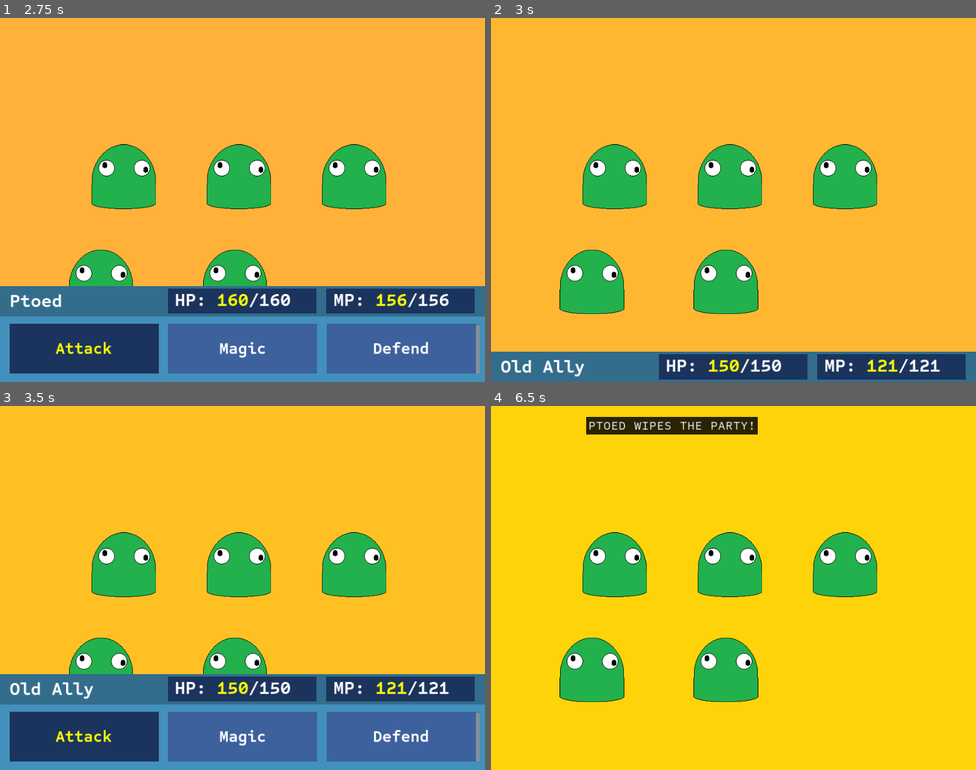
Above: before the commit, frames 1-4 (two rows, left to right).
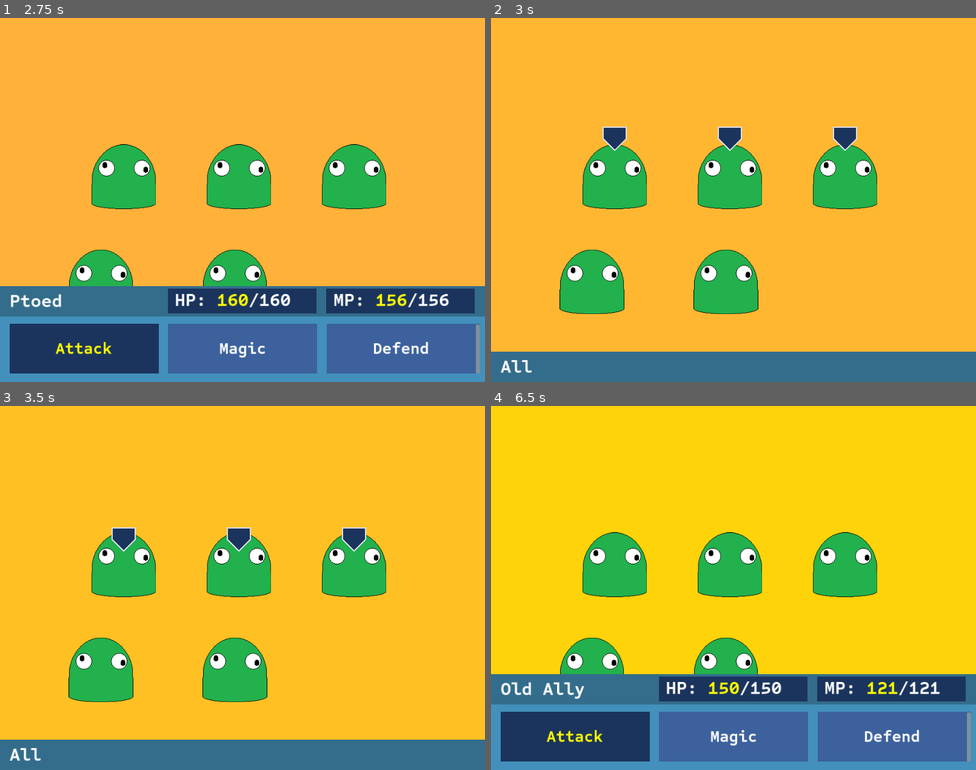
Above: after the commit, the same moments.

Repository: Tougon/CopyrightRPG
Game: Godot game, scene res://src/RPGData/Scenes/BattleScene.tscn
Two runs of this game, one before a commit and one after it. Both use one fixed random seed, a clock stepped at 60 frames per second and the inputs below. Video files are missing from this copy of the repository; at most half a second of black plays in their place.
Inputs (mouse positions are in pixels of both pictures, inside the frame that each line leads up to):
- Up to frame 1 (2.75 s): tap Enter (ui_accept) at 0.5, 0.77, 2 s; move the mouse to (349, 181) at 0.52 s; press the mouse at (349, 181) at 0.53 s; release the mouse at (349, 181) at 1.25 s; drag from (145, 218) to (218, 272) at 1.27 s; move the mouse to (291, 119) at 2.02 s; press the mouse at (291, 119) at 2.03 s
- Up to frame 2 (3 s): release the mouse at (782, 119) at 2.75 s; click "Attack" at 2.75 s
- Up to frame 3 (3.5 s): no input
- Up to frame 4 (6.5 s): click (733, 737) at 3.5 s, where only the run before the commit has a clickable "Magic"; click (893, 737) at 4.25 s, where only the run before the commit has a clickable "Defend"; click (573, 737) at 5 s, where only the run before the commit has a clickable "Attack"; tap Enter (ui_accept) at 5.75 s; drag from (709, 660) to (588, 533) at 5.77 s

Frame 1 is identical in both runs. In frame 2, 5.3% of the frame differs, in the area x 2-98%, y 29-100%; in frame 3, 24%; in frame 4, 28%, in the area x 0-100%, y 3-100%.

Commit message:
2-4-24 - Random targeting finalized
Added support for random targets per hit

Diff:
--- a/assets/Spells/test_multi_attack_spell.tres
+++ b/assets/Spells/test_multi_attack_spell.tres
@@ -14,20 +14,20 @@
 vary_defense_type = false
 spell_defense_type = 0
 vary_hit_count = false
-min_number_of_hits = 4
+min_number_of_hits = 3
 max_number_of_hits = 6
 hit_count_curve = SubResource("Curve_clwet")
 check_accuracy = false
 spell_accuracy = 33.0
 check_accuracy_per_hit = true
-spell_accuracy_per_hit = 90.0
+spell_accuracy_per_hit = 100.0
 can_critical = true
 critical_chance = 16
 spell_name_key = "T_SPELL_ATTACK"
 spell_description_key = ""
 spell_cast_message_key = "T_CAST_PARTYWIPE"
 spell_type = 1
-spell_target = 2
+spell_target = 3
 spell_cost = 0
 spell_priority = 0
 spell_flags = Array[Resource("res://addons/tflags/scripts/tflag.gd")]([])
--- a/src/AnimationSequence/Scripts/Actions/apply_damage.gd
+++ b/src/AnimationSequence/Scripts/Actions/apply_damage.gd
@@ -6,9 +6,12 @@
 
 func execute(sequence : AnimationSequence):
 	var index = sequence.target_index;
+	if sequence.spell_data && sequence.spell_data.spell_target == Spell.SpellTarget.RandomEnemyPerHit :
+		index = 0;
+
 	var dmg = sequence.spell_cast[index].get_current_hit_damage();
 	var crit = sequence.spell_cast[index].get_current_hit_critical();
 	var hit = sequence.spell_cast[index].success && sequence.spell_cast[index].get_current_hit_success();
 
-	sequence.target[index].apply_damage(dmg, crit, vibrate, hit);
+	sequence.target[sequence.target_index].apply_damage(dmg, crit, vibrate, hit);
 	sequence.spell_cast[index].increment_hit();
--- a/src/AnimationSequence/Scripts/Actions/begin_loop.gd
+++ b/src/AnimationSequence/Scripts/Actions/begin_loop.gd
@@ -9,9 +9,9 @@
 	var loops = num_loops;
 
 	if loop_targets :
-		loops = sequence.target.size();
+		loops = sequence.loop_targets;
 	elif num_loops < 0 :
-		loops = sequence.loop;
+		loops = sequence.loop_hits;
 
 	var loop = AnimationSequenceLoop.new(sequence.current_frame, loops);
 	sequence.loops.append(loop);
--- a/src/AnimationSequence/Scripts/Actions/set_target_index.gd
+++ b/src/AnimationSequence/Scripts/Actions/set_target_index.gd
@@ -6,5 +6,8 @@
 @export var set_to_loop : bool = false;
 
 func execute(sequence : AnimationSequence):
-	if set_to_loop : sequence.target_index = sequence.loops[sequence.loops.size() - 1].num_iterations;
+	if sequence.spell_data != null && sequence.spell_data.spell_target == Spell.SpellTarget.RandomEnemyPerHit :
+		var hit_index = sequence.spell_cast[0].current_hit;
+		sequence.target_index = sequence.spell_cast[0].target_index_override[hit_index];
+	elif set_to_loop : sequence.target_index = sequence.loops[sequence.loops.size() - 1].num_iterations;
 	else : sequence.target_index = index;
--- a/src/AnimationSequence/Scripts/animation_sequence.gd
+++ b/src/AnimationSequence/Scripts/animation_sequence.gd
@@ -9,7 +9,8 @@
 
 var target_index : int;
 var current_frame : int;
-var loop : int;
+var loop_hits : int;
+var loop_targets : int;
 
 var current_time : float;
 var direction_x : float;
@@ -56,10 +57,15 @@
 
 	if spell_cast != null :
 		for spell in spell_cast:
+			if spell == null : continue;
 			if spell.spell != null :
 				spell_data = spell.spell;
-			if spell != null && spell.get_number_of_hits() > loop :
-				loop = spell.get_number_of_hits();
+			if spell.get_number_of_hits() > loop_hits :
+				loop_hits = spell.get_number_of_hits();
+
+	if spell_data != null && spell_data.spell_target == Spell.SpellTarget.RandomEnemyPerHit :
+		loop_targets = 1;
+	else : loop_targets = target.size();
 
 	super._init(in_tree);
 
--- a/src/RPGData/Scenes/BattleScene.gd
+++ b/src/RPGData/Scenes/BattleScene.gd
@@ -153,18 +153,10 @@
 			# TODO: Additional info
 			# Get damage messages based on cast result
 			if entity.current_action is DamageSpell :
-				var damage_spell = entity.current_action is DamageSpell;
-
-				if spell.get_damage_applied() > 0 :
-					if spell.critical :
-						if spell_cast.size() > 1 :
-							post_anim_dialogue.append(_format_dialogue(tr("T_BATTLE_ACTION_CRITICAL_SINGLE"), spell.target.param.entity_name, spell.target.current_entity));
-						else :
-							post_anim_dialogue.append(_format_dialogue(tr("T_BATTLE_ACTION_CRITICAL_GENERIC"), spell.target.param.entity_name, spell.target.current_entity));
-
-					var damage_msg = _format_dialogue(tr("T_BATTLE_ACTION_DAMAGE"), spell.target.param.entity_name, spell.target.current_entity);
-					damage_msg = damage_msg.format({damage = str(spell.get_damage_applied())});
-					post_anim_dialogue.append(damage_msg);
+				if entity.current_action.spell_target == Spell.SpellTarget.RandomEnemyPerHit :
+					_get_spell_hit_messages_rand(entity, spell_cast, spell, post_anim_dialogue);
+				else :
+					_get_spell_hit_messages(entity, spell_cast, spell, post_anim_dialogue);
 
 		var cast_msg = _format_dialogue(tr(entity.current_action.spell_cast_message_key), entity.param.entity_name, entity.current_entity);
 
@@ -187,11 +179,65 @@
 
 		EventManager.hide_entity_ui.emit();
 
+		for spell in spell_cast :
+			spell.free();
+		spell_cast.clear();
+
 	_end_phase();
+
+
+func _get_spell_hit_messages(entity : EntityController, spell_cast : Array[SpellCast], spell : SpellCast, output : Array[String]):
+	var damage_spell = entity.current_action is DamageSpell;
+
+	if spell.get_damage_applied() > 0 :
+		if spell.critical :
+			if spell_cast.size() > 1 :
+				output.append(_format_dialogue(tr("T_BATTLE_ACTION_CRITICAL_SINGLE"), spell.target.param.entity_name, spell.target.current_entity));
+			else :
+				output.append(_format_dialogue(tr("T_BATTLE_ACTION_CRITICAL_GENERIC"), spell.target.param.entity_name, spell.target.current_entity));
+
+		var damage_msg = _format_dialogue(tr("T_BATTLE_ACTION_DAMAGE"), spell.target.param.entity_name, spell.target.current_entity);
+		damage_msg = damage_msg.format({damage = str(spell.get_damage_applied())});
+		output.append(damage_msg);
+
+
+func _get_spell_hit_messages_rand(source : EntityController, spell_cast : Array[SpellCast], spell : SpellCast, output : Array[String]):
+	var damage_spell = source.current_action is DamageSpell;
+	var entities : Array[EntityController];
+	var entity_damage = {}
+	var entity_crit = {}
+
+	for i in spell.get_number_of_hits():
+		var entity_index = spell.target_index_override[i];
+		var entity = source.current_target[entity_index];
+
+		if !entities.has(entity):
+			entities.append(entity);
+			entity_damage[entity] = 0;
+			entity_crit[entity] = false;
+
+		entity_damage[entity] += spell.damage[i];
+
+		if spell.critical_hits[i] :
+			entity_damage[entity] = true;
+
+	for entity in entities :
+		if entity_damage[entity] <= 0 : continue;
+
+		if entity_crit[entity] :
+			if spell_cast.size() > 1 :
+				output.append(_format_dialogue(tr("T_BATTLE_ACTION_CRITICAL_SINGLE"), entity.param.entity_name, entity.current_entity));
+			else :
+				output.append(_format_dialogue(tr("T_BATTLE_ACTION_CRITICAL_GENERIC"), entity.param.entity_name, entity.current_entity));
+
+		var damage_msg = _format_dialogue(tr("T_BATTLE_ACTION_DAMAGE"), entity.param.entity_name, entity.current_entity);
+		damage_msg = damage_msg.format({damage = str(entity_damage[entity])});
+		output.append(damage_msg);
 
 
 func _end_phase():
 	# TODO: Turn end behaviors for effects
+
 
 	# TODO: Proper lose state
 	if (_all_players_defeated()) : return;
--- a/src/RPGData/Scripts/Spells/damage_spell.gd
+++ b/src/RPGData/Scripts/Spells/damage_spell.gd
@@ -72,8 +72,13 @@
 	var result : Array[int];
 	var crit : Array[bool];
 	var hit : Array[bool];
+	var index : Array[int];
 
 	for i in num_hits:
+		if i > 0 && spell_target == SpellTarget.RandomEnemyPerHit :
+			target = cached_targets[randi_range(0, cached_targets.size() - 1)];
+		index.append(cached_targets.find(target));
+
 		# This has a TODO in the original project but like...I dunno, fam. Seems fine to me
 		# Though I do think this may be an unfair roll.
 		# Like, it rolls once for the spell, and then again later for the first hit.
@@ -129,3 +134,4 @@
 	cast.set_damage(result);
 	cast.set_hits(hit);
 	cast.set_critical(crit);
+	cast.target_index_override = index;
--- a/src/RPGData/Scripts/Spells/spell.gd
+++ b/src/RPGData/Scripts/Spells/spell.gd
@@ -27,7 +27,9 @@
 @export_subgroup("Spell Animation")
 @export var animation_sequence : AnimationSequenceObject;
 
+# Runtime Values
 var fail_message : String = "";
+var cached_targets : Array[EntityController];
 
 # TODO: add support for effects
 #@export_subgroup("Spell Effects")
@@ -38,47 +40,57 @@
 
 # Returns an instance of this spell using the spell data to calculate everything
 func cast(user : EntityController, targets : Array[EntityController]):
+	cached_targets = targets;
 	var result : Array[SpellCast] = [];
 
 	var mp_check = check_mp(user);
 
-	for target in targets:
-		var cast = SpellCast.new();
-		cast.spell = self;
-		cast.user = user;
-		cast.target = target;
+	if spell_target != SpellTarget.RandomEnemyPerHit:
+		for target in targets :
+			_cast(user, target, result, mp_check);
+	else :
+		var rand_index = randi_range(0, targets.size() - 1);
+		var target = targets[rand_index];
+		_cast(user, target, result, mp_check);
 
-		cast.success = mp_check;
+	return result;
+
+
+func _cast(user : EntityController, target : EntityController, result : Array[SpellCast], mp_check : bool):
+	var cast = SpellCast.new();
+	cast.spell = self;
+	cast.user = user;
+	cast.target = target;
+
+	cast.success = mp_check;
+
+	if cast.success:
+		# TODO: Implement actual checks for the below
+		cast.success = check_can_cast(user, target);
 
 		if cast.success:
-			# TODO: Implement actual checks for the below
-			cast.success = check_can_cast(user, target);
+			# TODO: Apply spell properties.
+			# These may affect any calculation going forward.
+
+			# TODO: Implement accuracy check
+			cast.success = check_spell_hit(user, target);
 
 			if cast.success:
-				# TODO: Apply spell properties.
-				# These may affect any calculation going forward.
+				calculate_damage(user, target, cast);
 
-				# TODO: Implement accuracy check
-				cast.success = check_spell_hit(user, target);
+				if spell_type == SpellType.Flavor:
+					cast.success = true;
+				else:
+					cast.success = cast.has_spell_done_anything();
+			else :
+				cast.set_hits([false]);
+				cast.set_damage([0])
+				cast.set_critical([false])
 
-				if cast.success:
-					calculate_damage(user, target, cast);
-
-					if spell_type == SpellType.Flavor:
-						cast.success = true;
-					else:
-						cast.success = cast.has_spell_done_anything();
-				else :
-					cast.set_hits([false]);
-					cast.set_damage([0])
-					cast.set_critical([false])
-
-				# TODO: Deactivate properties
-		else:
-			cast.fail_message = tr("T_BATTLE_MP_BAD").format({entity = user.param.entity_name});
-		result.append(cast);
-
-	return result;
+			# TODO: Deactivate properties
+	else:
+		cast.fail_message = tr("T_BATTLE_MP_BAD").format({entity = user.param.entity_name});
+	result.append(cast);
 
 
 func check_mp(user : EntityController) -> bool:
--- a/src/RPGData/Scripts/Spells/spell_cast.gd
+++ b/src/RPGData/Scripts/Spells/spell_cast.gd
@@ -14,7 +14,10 @@
 var critical : bool
 var critical_hits : Array[bool];
 
-# Used for animation processing in the original game. Not sure if needed.
+# Random per hit variables
+var target_index_override : Array[int];
+
+# Used for animation processing.
 var current_hit : int;
 
 # Dialogue
@@ -23,7 +26,7 @@
 # TODO: Effects
 
 func _init():
-	print("Init SpellCast");
+	pass;
 
 
 # Spell Cast Operations
